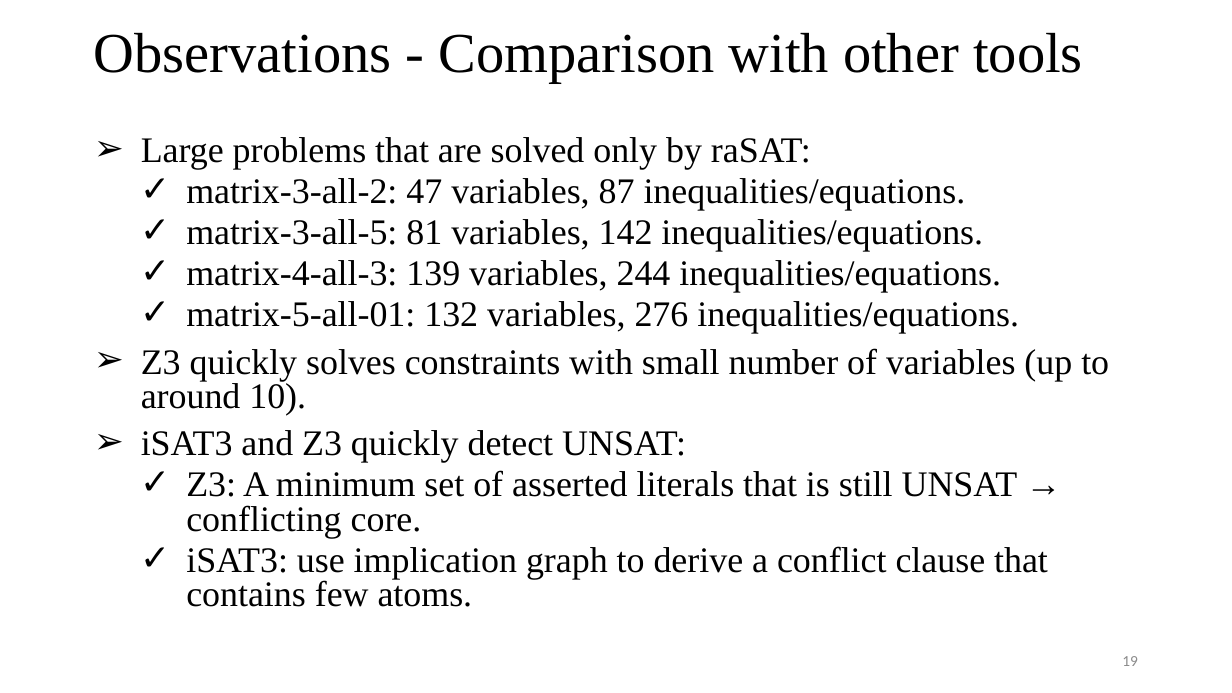
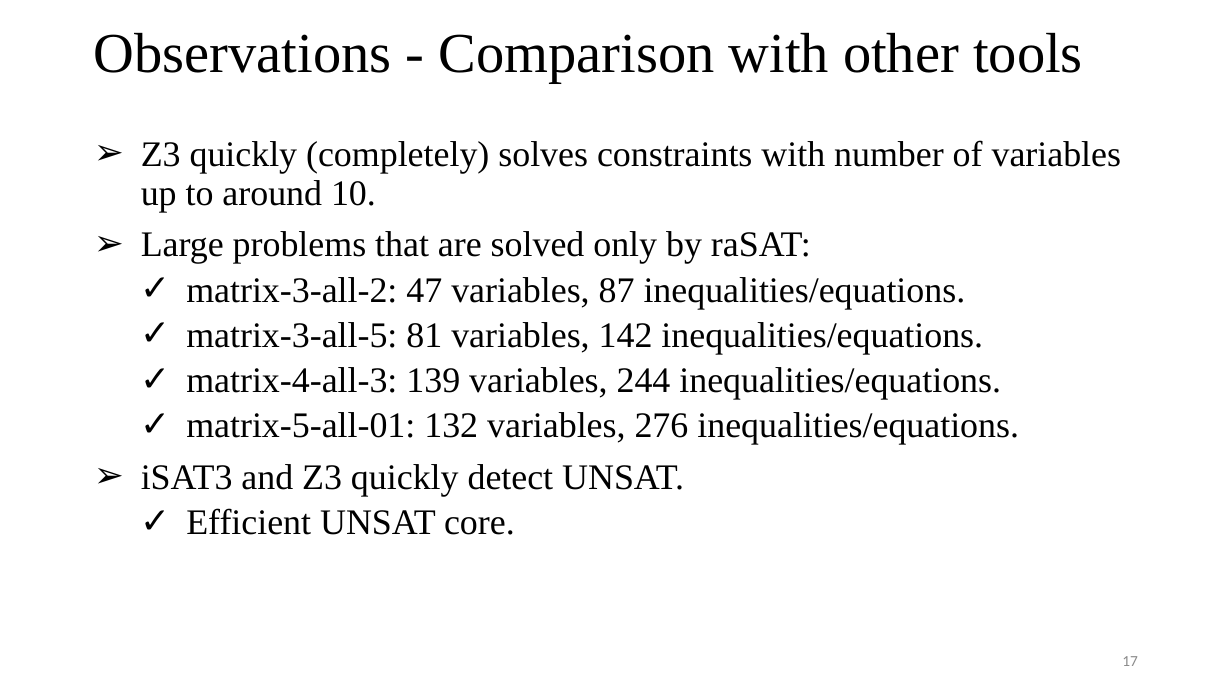
Before and after one commit to tungvx/raSAT, a slide deck: slide 17 of report/thesis/presentation.pptx (slide 19 before the commit). Drawn at 1232x693 pixels with LibreOffice and Linux fonts; fonts in the diff are those of the drawing. Boxes give left, top, right and bottom in pixels: in the first picture for what was removed or moved away, otherwise in the second. Text is boxed around its words. In the diff, an @@ line names an element or a change of style, - is before the commit and + after.

Commit message:
Frocos: add equations hanling, sensitivity in testing, benchmarks of nlsat

```diff
--- a/report/thesis/presentation.pptx
+++ b/report/thesis/presentation.pptx
@@ text at bbox=[141, 140, 1121, 212]: paragraph added @@
+➢ Z3 quickly (completely) solves constraints with number of variables up to around 10.
@@ text at bbox=[141, 231, 1019, 445]: line spacing 0.8 to 0.9 @@
@@ text at bbox=[141, 464, 684, 535]: text changed @@
-➢ Z3 quickly solves constraints with small number of variables (up to around 10).
-➢ iSAT3 and Z3 quickly detect UNSAT:
-  ✓ Z3: A minimum set of asserted literals that is still UNSAT → conflicting core.
-  ✓ iSAT3: use implication graph to derive a conflict clause that contains few atoms.
+➢ iSAT3 and Z3 quickly detect UNSAT.
+  ✓ Efficient UNSAT core.
@@ page number at bbox=[1122, 656, 1138, 666]: text changed @@
-19
+17
```
Also in this commit, not shown: 11 other slides changed, 4 slides added, 5 slides removed, 8 other files.
